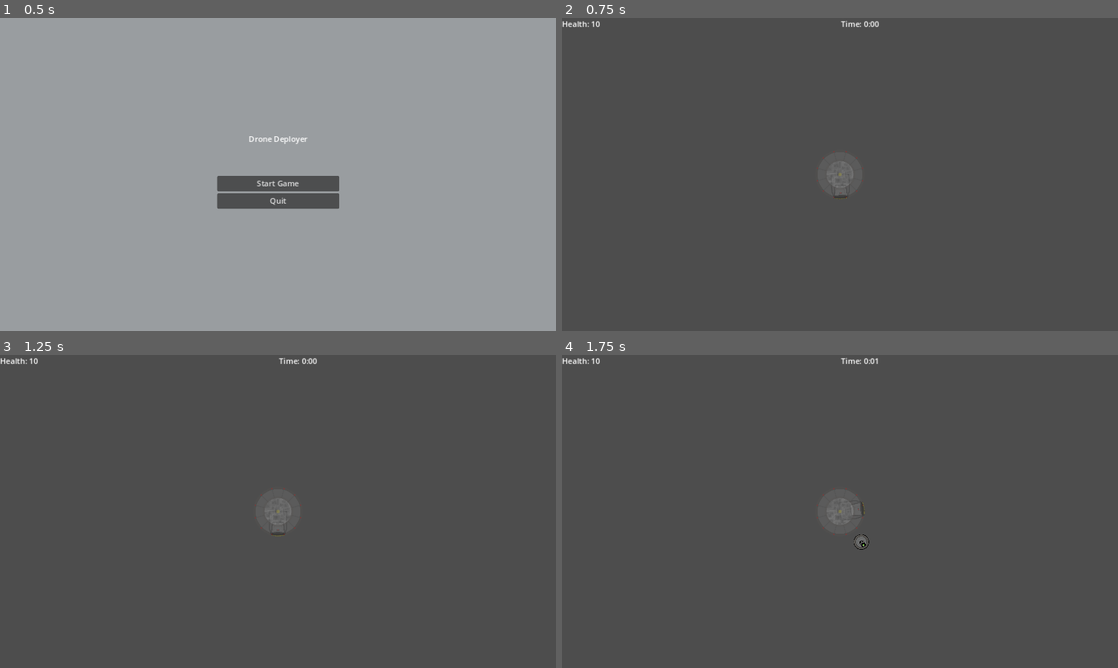
Above: before the commit, frames 1-4 (two rows, left to right).
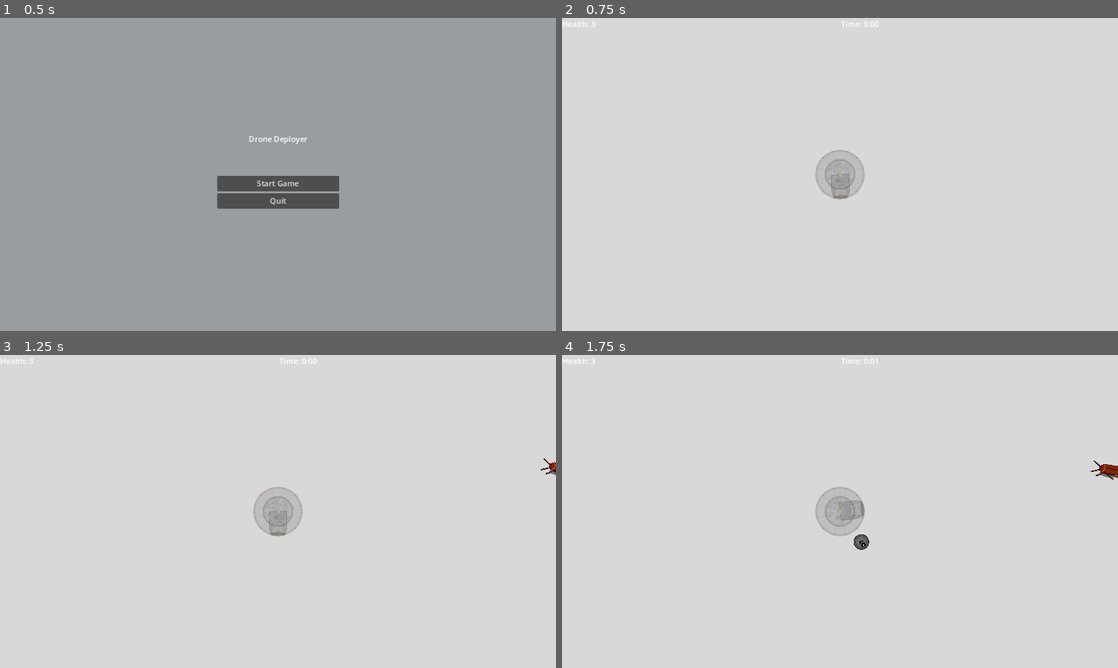
Above: after the commit, the same moments.

Repository: PlainOldNoah/DroneDeployer
Game: Godot game, scene res://main/main.tscn
Same seed, same stepped clock (60 frames per second), same inputs: the game is played once before the commit and once after it. Before the commit the project starts from res://main.tscn.
Inputs (mouse positions are in pixels of both pictures, inside the frame that each line leads up to):
- Up to frame 1 (0.5 s): no input
- Up to frame 2 (0.75 s): click "Start Game" at 0.5 s
- Up to frame 3 (1.25 s): no input
- Up to frame 4 (1.75 s): move the mouse to (962, 495) at 1.27 s; press the mouse at (962, 495) at 1.28 s

Frame 1 is identical in both runs. In frame 2, 100% of the frame differs, in the area x 0-100%, y 0-100%; in frame 3, 100%; in frame 4, 100%.

Commit message:
enemies drop debris on death, drones can suck it up

Diff:
--- a/Drone Deployer/drone_core/ddcc.gd
+++ b/Drone Deployer/drone_core/ddcc.gd
@@ -59,7 +59,7 @@
 
 func _on_core_area_area_entered(area):
 	if area.is_in_group("enemy"):
-		GameplayManager._on_ddcc_take_damage(area.stats.damage)
+		GameplayManager._on_ddcc_take_damage(area.damage)
 		area.queue_free()
 
 
--- a/Drone Deployer/drone_core/ddcc.tscn
+++ b/Drone Deployer/drone_core/ddcc.tscn
@@ -45,7 +45,7 @@
 texture = SubResource("AtlasTexture_wcjxq")
 
 [node name="Deployer" type="Sprite2D" parent="Sprites"]
-z_index = 1
+z_index = 35
 texture = SubResource("AtlasTexture_c50b6")
 
 [node name="DeployPoint" type="Marker2D" parent="Sprites/Deployer"]
@@ -63,7 +63,7 @@
 debug_color = Color(0, 0.643137, 0.294118, 0.419608)
 
 [node name="Cover" type="Sprite2D" parent="Sprites"]
-z_index = 1
+z_index = 35
 texture = SubResource("AtlasTexture_usjbi")
 
 [node name="CoreArea" type="Area2D" parent="."]
--- a/Drone Deployer/drone_core/drone.gd
+++ b/Drone Deployer/drone_core/drone.gd
@@ -33,6 +33,7 @@
 
 func _ready():
 	add_to_group("drone")
+	set_z_index(30)
 	set_state(STATES.STORED)
 
 
@@ -150,6 +151,9 @@
 	set_state(STATES.STORED)
 
 
+# ===== SCANNERS =====
+
+
 func ddcc_collection_range_entered():
 	if collectable == true:
 		set_state(STATES.RETURNING)
@@ -158,6 +162,23 @@
 
 func ddcc_collection_range_exited():
 	collectable = true
+
+
+# Handles enemies that collide with the "body"
+func _on_scanner_area_entered(area):
+	if area.is_in_group("enemy"):
+		if area.get_health() > stats.damage:
+			stats.speed = stats.max_speed # TEMP FIX
+			activate_knockback()
+			area.take_hit(stats.damage)
+		else:
+			area.take_hit(stats.damage)
+	elif area.is_in_group("pickup"):
+		area.queue_free()
+
+
+func _on_pickup_range_area_entered(area):
+	area.magnet_towards(self)
 
 
 # ===== COLLISION & MOVEMENT =====
@@ -211,13 +232,3 @@
 # Sets the home position
 func set_home(home:Node):
 	home_pos = home.get_global_position()
-
-
-func _on_scanner_area_entered(area):
-	if area.is_in_group("enemy"):
-		if area.get_health() > stats.damage:
-			stats.speed = stats.max_speed # TEMP FIX
-			activate_knockback()
-			area.take_hit(stats.damage)
-		else:
-			area.take_hit(stats.damage)
--- a/Drone Deployer/drone_core/drone.tscn
+++ b/Drone Deployer/drone_core/drone.tscn
@@ -8,6 +8,9 @@
 
 [sub_resource type="CircleShape2D" id="CircleShape2D_txlfk"]
 radius = 64.1249
+
+[sub_resource type="CircleShape2D" id="CircleShape2D_mrykf"]
+radius = 172.0
 
 [node name="Drone" type="CharacterBody2D"]
 scale = Vector2(0.25, 0.25)
@@ -19,15 +22,22 @@
 texture = ExtResource("2_a3kkh")
 
 [node name="CollisionShape2D" type="CollisionShape2D" parent="."]
-visible = false
 shape = SubResource("CircleShape2D_3xr3n")
 
 [node name="Scanner" type="Area2D" parent="."]
 collision_layer = 0
-collision_mask = 4
+collision_mask = 36
 
 [node name="CollisionShape2D" type="CollisionShape2D" parent="Scanner"]
 shape = SubResource("CircleShape2D_txlfk")
 debug_color = Color(0.552941, 0.564706, 0, 0.235294)
 
+[node name="PickupRange" type="Area2D" parent="."]
+collision_layer = 0
+collision_mask = 32
+
+[node name="CollisionShape2D" type="CollisionShape2D" parent="PickupRange"]
+shape = SubResource("CircleShape2D_mrykf")
+
 [connection signal="area_entered" from="Scanner" to="." method="_on_scanner_area_entered"]
+[connection signal="area_entered" from="PickupRange" to="." method="_on_pickup_range_area_entered"]
--- a/Drone Deployer/enemies/base_enemy.gd
+++ b/Drone Deployer/enemies/base_enemy.gd
@@ -1,19 +1,20 @@
 extends Area2D
 
-var stats:Dictionary = {
-	"speed":0,
-	"max_hp":0,
-	"health":0,
-	"damage":0,
-}
+signal died(enemy:Node)
 
+@export_range(0,999) var speed = 0
+@export_range(0,999) var max_hp = 0
+@export_range(0,999) var damage = 0
+
+var health:int = max_hp
 var velocity:Vector2 = Vector2()
 var target_pos = null
 
 
 func _ready():
 	add_to_group("enemy")
-	stats.health = stats.max_hp
+	set_z_index(20)
+	health = max_hp
 
 
 func _physics_process(delta):
@@ -40,8 +41,8 @@
 
 
 # Sets the velocity from a provided vector
-func set_velocity_from_vector(vector:Vector2, speed:int=stats.speed):
-	velocity = (vector.normalized() * speed)
+func set_velocity_from_vector(vector:Vector2, speed_override:int=speed):
+	velocity = (vector.normalized() * speed_override)
 	change_facing_direction()
 
 
@@ -51,11 +52,18 @@
 		apply_scale(Vector2(-1,1))
 
 
+# Return the current health
 func get_health():
-	return stats.health
+	return health
 
 
-func take_hit(damage:int):
-	stats.health -= damage
-	if stats.health <= 0:
-		queue_free()
+# Subtracks damage from health, handles death at 0 hp
+func take_hit(damage_pts:int):
+	health -= damage_pts
+	if health <= 0:
+		emit_signal("died", self)
+
+
+# On death spawn drop items
+func _on_death():
+	pass
--- a/Drone Deployer/enemies/roach.gd
+++ b/Drone Deployer/enemies/roach.gd
@@ -1,16 +1,7 @@
 extends "res://enemies/base_enemy.gd"
-
-var roach_stats:Dictionary = {
-	"speed":50,
-	"max_hp":1,
-	"health":0,
-	"damage":1,
-}
 
 
 func _ready():
-	stats = roach_stats
-
-	stats.max_hp = randi_range(1,2)
+#	max_hp = randi_range(1,2)
 
 	super._ready()
--- a/Drone Deployer/enemies/roach.tscn
+++ b/Drone Deployer/enemies/roach.tscn
@@ -12,6 +12,9 @@
 [node name="Roach" instance=ExtResource("1_jeqh5")]
 scale = Vector2(0.4, 0.4)
 script = ExtResource("2_tsqcy")
+speed = 50
+max_hp = 1
+damage = 1
 
 [node name="Sprite2D" parent="." index="0"]
 texture = ExtResource("3_0oajm")
--- /dev/null
+++ b/Drone Deployer/lvl_objects/base_pickup.gd
@@ -0,0 +1,35 @@
+extends Area2D
+
+@export_range(0,999,0.5) var points := 1.0
+
+var attract_force:int = 40
+var target_body:Node = null
+var acceleration:Vector2 = Vector2.ZERO
+var velocity:Vector2 = Vector2.ZERO
+
+
+func _ready():
+	add_to_group("pickup")
+	set_z_index(10)
+	set_physics_process(false)
+
+
+func randomize_sprite():
+	var sprite := $Sprite2D
+	var total_frames:int = sprite.get_vframes() * sprite.get_hframes()
+	sprite.set_frame(randi_range(0, total_frames - 1))
+
+
+func _physics_process(delta):
+	acceleration = Vector2()
+	var dir = (target_body.position - position).normalized()
+	acceleration += dir * attract_force
+
+	velocity += acceleration * delta
+	position += velocity
+
+
+# Moves to the paramaterized body
+func magnet_towards(new_body:Node):
+	set_physics_process(true)
+	target_body = new_body
--- /dev/null
+++ b/Drone Deployer/lvl_objects/base_pickup.tscn
@@ -0,0 +1,12 @@
+[gd_scene load_steps=2 format=3 uid="uid://8c5vs6jxnlge"]
+
+[ext_resource type="Script" path="res://lvl_objects/base_pickup.gd" id="1_hqoa6"]
+
+[node name="BasePickup" type="Area2D"]
+collision_layer = 32
+collision_mask = 0
+script = ExtResource("1_hqoa6")
+
+[node name="Sprite2D" type="Sprite2D" parent="."]
+
+[node name="CollisionShape2D" type="CollisionShape2D" parent="."]
--- /dev/null
+++ b/Drone Deployer/lvl_objects/enemy_drop.gd
@@ -0,0 +1 @@
+extends "res://lvl_objects/base_pickup.gd"
--- /dev/null
+++ b/Drone Deployer/lvl_objects/enemy_drop.tscn
@@ -0,0 +1,19 @@
+[gd_scene load_steps=5 format=3 uid="uid://chcyg88atn7o5"]
+
+[ext_resource type="PackedScene" uid="uid://8c5vs6jxnlge" path="res://lvl_objects/base_pickup.tscn" id="1_vsc6o"]
+[ext_resource type="Texture2D" uid="uid://cyjq13tmcd5j6" path="res://assets/visual/splatter_spritesheet.png" id="2_5m44v"]
+[ext_resource type="Script" path="res://lvl_objects/enemy_drop.gd" id="2_jkol5"]
+
+[sub_resource type="CircleShape2D" id="CircleShape2D_q20ad"]
+radius = 13.0
+
+[node name="EnemyDrop" instance=ExtResource("1_vsc6o")]
+script = ExtResource("2_jkol5")
+
+[node name="Sprite2D" parent="." index="0"]
+scale = Vector2(0.240809, 0.240809)
+texture = ExtResource("2_5m44v")
+hframes = 3
+
+[node name="CollisionShape2D" parent="." index="1"]
+shape = SubResource("CircleShape2D_q20ad")
--- a/Drone Deployer/main.tscn
+++ /dev/null
@@ -1,21 +0,0 @@
-[gd_scene load_steps=6 format=3 uid="uid://b8vr3jmcqq57m"]
-
-[ext_resource type="Script" path="res://main.gd" id="1_0yjbx"]
-[ext_resource type="Script" path="res://ui/menus/MenuManager.gd" id="1_5bh5y"]
-[ext_resource type="PackedScene" uid="uid://xyinbcpdlhqm" path="res://ui/menus/main_menu.tscn" id="2_058dp"]
-[ext_resource type="PackedScene" uid="uid://cj0tslt5wg010" path="res://ui/gameboard.tscn" id="3_c4o2r"]
-[ext_resource type="PackedScene" uid="uid://ctwh0jbxbvrbq" path="res://ui/menus/pause_menu.tscn" id="4_wengv"]
-
-[node name="Main" type="Node"]
-script = ExtResource("1_0yjbx")
-
-[node name="MenuManager" type="CanvasLayer" parent="."]
-process_mode = 3
-editor_description = "Handles GUI menus including requesting, dismissing, and restricting invalid menu tranisitions"
-script = ExtResource("1_5bh5y")
-
-[node name="MainMenu" parent="MenuManager" instance=ExtResource("2_058dp")]
-
-[node name="PauseMenu" parent="MenuManager" instance=ExtResource("4_wengv")]
-
-[node name="Gameboard" parent="." instance=ExtResource("3_c4o2r")]
--- a/Drone Deployer/gameplay_manager.gd
+++ b/Drone Deployer/main/gameplay_manager.gd
@@ -4,8 +4,8 @@
 signal playtime_updated(time:int)
 
 signal game_state_updated(state:GAMESTATE)
-enum GAMESTATE {WAITING, STARTING, RUNNING, PAUSED, ENDING}
-var gamestate:GAMESTATE = GAMESTATE.WAITING
+enum GAMESTATE {TITLE, STARTING, RUNNING, PAUSED, ENDING}
+var gamestate:GAMESTATE = GAMESTATE.TITLE
 
 @onready var gameplay_timer := $GameplayTimer
 
@@ -28,6 +28,15 @@
 func _ready():
 	await get_tree().root.ready
 	emit_signal("ddcc_health_changed", ddcc_max_health)
+	set_gamestate(GAMESTATE.TITLE)
+
+
+# Setter for the gamestate
+func set_gamestate(new_gamestate:GAMESTATE):
+	if gamestate == new_gamestate:
+		print_debug("WARNING: gamestate already in state <", new_gamestate, ">")
+	gamestate = new_gamestate
+	emit_signal("game_state_updated", new_gamestate)
 
 
 func start_game():
@@ -36,13 +45,12 @@
 	for i in starting_drones:
 		DroneManager.create_new_drone()
 
-	emit_signal("game_state_updated", GAMESTATE.STARTING)
+	set_gamestate(GAMESTATE.STARTING)
 	gameplay_timer.start()
 
 
 func end_game():
 	gameplay_timer.stop()
-	emit_signal("game_state_updated", GAMESTATE.ENDING)
 
 
 func reset_game():
@@ -54,22 +62,27 @@
 
 
 # Pauses if unpaused and vice versa
-func toggle_pause():
-	get_tree().set_pause(!get_tree().is_paused())
+func toggle_pause(value:bool):
+	get_tree().set_pause(value)
+#	get_tree().set_pause(!get_tree().is_paused())
 
 	if get_tree().is_paused():
-		emit_signal("game_state_updated", GAMESTATE.PAUSED)
+		set_gamestate(GAMESTATE.PAUSED)
 	else:
-		emit_signal("game_state_updated", GAMESTATE.RUNNING)
+		set_gamestate(GAMESTATE.RUNNING)
 
 
 func quit_to_title():
 	end_game()
+	reset_game()
+	set_gamestate(GAMESTATE.TITLE)
 
 
 # Handles the ddcc's health and reduces it by damage recieved
 func _on_ddcc_take_damage(damage:int):
 	ddcc_health = clampi(ddcc_health - damage, 0, ddcc_max_health)
+	if ddcc_health <= 0:
+		GameplayManager.set_gamestate(GAMESTATE.ENDING)
 	emit_signal("ddcc_health_changed", ddcc_health)
 
 
--- a/Drone Deployer/gameplay_manager.tscn
+++ b/Drone Deployer/main/gameplay_manager.tscn
@@ -1,10 +1,11 @@
-[gd_scene load_steps=2 format=3 uid="uid://dhd2x6nupedsk"]
+[gd_scene load_steps=2 format=3 uid="uid://boxyuo8hbptdd"]
 
-[ext_resource type="Script" path="res://gameplay_manager.gd" id="1_yvwxg"]
+[ext_resource type="Script" path="res://main/gameplay_manager.gd" id="1_yvwxg"]
 
 [node name="GameplayManager" type="Node"]
 editor_description = "Handles all gameplay events such as spawning enemies, controlling difficulty, updating score, taking damage, etc."
 script = ExtResource("1_yvwxg")
+ddcc_max_health = 3
 starting_drones = 10
 
 [node name="GameplayTimer" type="Timer" parent="."]
--- /dev/null
+++ b/Drone Deployer/main/main.tscn
@@ -0,0 +1,27 @@
+[gd_scene load_steps=7 format=3 uid="uid://dga152hfbqa4o"]
+
+[ext_resource type="Script" path="res://main/main.gd" id="1_sgwdy"]
+[ext_resource type="Script" path="res://ui/menus/menu_manager.gd" id="2_cpjur"]
+[ext_resource type="PackedScene" uid="uid://xyinbcpdlhqm" path="res://ui/menus/main_menu.tscn" id="3_tw6px"]
+[ext_resource type="PackedScene" uid="uid://bjpnyq1dysd6h" path="res://ui/menus/pause_popup.tscn" id="4_0qfmw"]
+[ext_resource type="PackedScene" uid="uid://bb2jmpwphe15s" path="res://ui/menus/game_over_popup.tscn" id="5_1nhqk"]
+[ext_resource type="PackedScene" uid="uid://cj0tslt5wg010" path="res://ui/gameboard.tscn" id="5_uibrn"]
+
+[node name="Main" type="Node"]
+script = ExtResource("1_sgwdy")
+
+[node name="MenuManager" type="CanvasLayer" parent="."]
+process_mode = 3
+editor_description = "Handles GUI menus including requesting, dismissing, and restricting invalid menu tranisitions"
+script = ExtResource("2_cpjur")
+
+[node name="MainMenu" parent="MenuManager" instance=ExtResource("3_tw6px")]
+visible = false
+
+[node name="PausePopup" parent="MenuManager" instance=ExtResource("4_0qfmw")]
+visible = false
+
+[node name="GameOverPopup" parent="MenuManager" instance=ExtResource("5_1nhqk")]
+visible = false
+
+[node name="Gameboard" parent="." instance=ExtResource("5_uibrn")]
--- a/Drone Deployer/project.godot
+++ b/Drone Deployer/project.godot
@@ -11,13 +11,13 @@
 [application]
 
 config/name="Drone Deployer"
-run/main_scene="res://main.tscn"
+run/main_scene="res://main/main.tscn"
 config/features=PackedStringArray("4.0", "Forward Plus")
 config/icon="res://icon.svg"
 
 [autoload]
 
-GameplayManager="*res://gameplay_manager.tscn"
+GameplayManager="*res://main/gameplay_manager.tscn"
 DroneManager="*res://drone_core/drone_manager.gd"
 EnemyManager="*res://enemies/enemy_manager.gd"
 
@@ -49,3 +49,4 @@
 2d_physics/layer_3="enemy"
 2d_physics/layer_4="ddcc"
 2d_physics/layer_5="gameboard"
+2d_physics/layer_6="pickup"
--- a/Drone Deployer/ui/gameboard.gd
+++ b/Drone Deployer/ui/gameboard.gd
@@ -26,9 +26,9 @@
 	match state:
 		GameplayManager.GAMESTATE.STARTING, GameplayManager.GAMESTATE.RUNNING:
 			set_process_input(true)
-		GameplayManager.GAMESTATE.WAITING, GameplayManager.GAMESTATE.PAUSED:
+		GameplayManager.GAMESTATE.PAUSED:
 			set_process_input(false)
-		GameplayManager.GAMESTATE.ENDING:
+		GameplayManager.GAMESTATE.TITLE, GameplayManager.GAMESTATE.ENDING:
 			set_process_input(false)
 			clear_all_level_objs()
 		_:
@@ -52,13 +52,33 @@
 
 # Adds the object to the lvl_obj node
 func add_node_to_lvl_obj(object:Node):
-	lvl_obj.add_child(object)
+#	lvl_obj.add_child(object)
+	lvl_obj.call_deferred("add_child", object)
 
 
+# spawns and places an enemy on the gameboard
 func add_enemy_to_map(enemy:Node):
 	add_node_to_lvl_obj(enemy)
 	enemy.set_global_position(get_random_offscreen_point())
 	enemy.set_target(ddcc)
+	var _ok := enemy.connect("died", _on_enemy_death)
+
+
+# When an enemy dies deal with it here
+func _on_enemy_death(enemy:Node):
+	spawn_loot_to_map("res://lvl_objects/enemy_drop.tscn", enemy.global_position, 5, 90)
+	enemy.queue_free()
+
+
+# Takes a loot item and spawns in in the given location with count/quan and item spread
+func spawn_loot_to_map(loot_item:String, location:Vector2, count:int=1, spread:int=0):
+	var loot_scene = load(loot_item)
+	for i in count:
+		var loot_inst = loot_scene.instantiate()
+		var offset:Vector2 = Vector2(randf_range(-spread, spread), randf_range(-spread, spread))
+		loot_inst.global_position = location + offset
+		add_node_to_lvl_obj(loot_inst)
+		loot_inst.randomize_sprite()
 
 
 # Return a random L/R cord on the map border modified by dist_outside_screen
--- a/Drone Deployer/ui/gameboard.tscn
+++ b/Drone Deployer/ui/gameboard.tscn
@@ -17,6 +17,15 @@
 grow_horizontal = 2
 grow_vertical = 2
 script = ExtResource("1_5iutp")
+
+[node name="ColorRect" type="ColorRect" parent="."]
+layout_mode = 1
+anchors_preset = 15
+anchor_right = 1.0
+anchor_bottom = 1.0
+grow_horizontal = 2
+grow_vertical = 2
+color = Color(0.847059, 0.847059, 0.847059, 1)
 
 [node name="Centerer" type="CenterContainer" parent="."]
 layout_mode = 1
@@ -65,6 +74,7 @@
 [node name="LevelObjects" type="Node2D" parent="."]
 
 [node name="EnemySpawnClock" type="Timer" parent="."]
+autostart = true
 
 [node name="HBoxContainer" type="HBoxContainer" parent="."]
 layout_mode = 1
--- a/Drone Deployer/ui/menus/base_menu.tscn
+++ b/Drone Deployer/ui/menus/base_menu.tscn
@@ -8,7 +8,7 @@
 grow_horizontal = 2
 grow_vertical = 2
 
-[node name="ColorRect" type="ColorRect" parent="."]
+[node name="Background" type="ColorRect" parent="."]
 layout_mode = 1
 anchors_preset = 15
 anchor_right = 1.0
--- /dev/null
+++ b/Drone Deployer/ui/menus/base_popup_menu.tscn
@@ -0,0 +1,41 @@
+[gd_scene load_steps=2 format=3 uid="uid://btb5hep7rx366"]
+
+[ext_resource type="PackedScene" uid="uid://cwwp6l365mm0f" path="res://ui/menus/base_menu.tscn" id="1_askv0"]
+
+[node name="BasePopupMenu" instance=ExtResource("1_askv0")]
+
+[node name="Background" parent="." index="0"]
+color = Color(0, 0, 0, 0.588235)
+
+[node name="ButtonBg" type="ColorRect" parent="." index="1"]
+layout_mode = 1
+anchors_preset = 8
+anchor_left = 0.5
+anchor_top = 0.5
+anchor_right = 0.5
+anchor_bottom = 0.5
+offset_left = -138.5
+offset_top = -64.0
+offset_right = 138.5
+offset_bottom = 64.0
+grow_horizontal = 2
+grow_vertical = 2
+color = Color(0.529412, 0.529412, 0.529412, 1)
+
+[node name="VBoxContainer" type="VBoxContainer" parent="." index="2"]
+layout_mode = 1
+anchors_preset = 8
+anchor_left = 0.5
+anchor_top = 0.5
+anchor_right = 0.5
+anchor_bottom = 0.5
+offset_left = -94.5
+offset_top = -33.0
+offset_right = 94.5
+offset_bottom = 33.0
+grow_horizontal = 2
+grow_vertical = 2
+
+[node name="Label" type="Label" parent="VBoxContainer" index="0"]
+layout_mode = 2
+horizontal_alignment = 1
--- /dev/null
+++ b/Drone Deployer/ui/menus/game_over_popup.gd
@@ -0,0 +1,10 @@
+extends Control
+
+
+func _on_restart_btn_pressed():
+	pass # Replace with function body.
+
+
+func _on_title_quit_btn_pressed():
+	GameplayManager.toggle_pause(false)
+	GameplayManager.quit_to_title()
--- /dev/null
+++ b/Drone Deployer/ui/menus/game_over_popup.tscn
@@ -0,0 +1,21 @@
+[gd_scene load_steps=3 format=3 uid="uid://bb2jmpwphe15s"]
+
+[ext_resource type="PackedScene" uid="uid://btb5hep7rx366" path="res://ui/menus/base_popup_menu.tscn" id="1_d5wuh"]
+[ext_resource type="Script" path="res://ui/menus/game_over_popup.gd" id="2_xucnc"]
+
+[node name="GameOverPopup" instance=ExtResource("1_d5wuh")]
+script = ExtResource("2_xucnc")
+
+[node name="Label" parent="VBoxContainer" index="0"]
+text = "GAMEOVER"
+
+[node name="RestartBtn" type="Button" parent="VBoxContainer" index="1"]
+layout_mode = 2
+text = "Restart"
+
+[node name="TitleQuitBtn" type="Button" parent="VBoxContainer" index="2"]
+layout_mode = 2
+text = "Quit to Title"
+
+[connection signal="pressed" from="VBoxContainer/RestartBtn" to="." method="_on_restart_btn_pressed"]
+[connection signal="pressed" from="VBoxContainer/TitleQuitBtn" to="." method="_on_title_quit_btn_pressed"]
--- a/Drone Deployer/ui/menus/MenuManager.gd
+++ b/Drone Deployer/ui/menus/menu_manager.gd
@@ -1,7 +1,8 @@
 extends CanvasLayer
 
 @onready var main_menu := $MainMenu
-@onready var pause_menu := $PauseMenu
+@onready var pause_menu := $PausePopup
+@onready var game_over_menu := $GameOverPopup
 
 @onready var menu_list:Dictionary = {
 	"none":{
@@ -12,6 +13,9 @@
 	},
 	"pause_menu":{
 		"scene":pause_menu
+	},
+	"game_over_menu":{
+		"scene":game_over_menu,
 	},
 }
 
@@ -26,7 +30,10 @@
 # _input func for ALL menu calling actions
 func _input(event):
 	if event.is_action_pressed("ui_cancel"):
-		GameplayManager.toggle_pause()
+		if get_tree().is_paused():
+			GameplayManager.toggle_pause(false)
+		else:
+			GameplayManager.toggle_pause(true)
 
 
 # Handles the dismissing and summoning on menu items
@@ -39,6 +46,9 @@
 			menu_list.main_menu["scene"].show()
 		menu_list.pause_menu:
 			menu_list.pause_menu["scene"].set_visible(get_tree().is_paused())
+		menu_list.game_over_menu:
+			dismiss_all()
+			menu_list.game_over_menu["scene"].show()
 		_:
 			print_debug("ERROR: invalid menu requested <", new_menu, ">")
 			printerr("ERROR: invalid menu requested <", new_menu, ">")
@@ -47,6 +57,8 @@
 # Signal reciever from GameplayManager
 func _on_game_state_updated(state:int):
 	match state:
+		GameplayManager.GAMESTATE.TITLE:
+			request_menu(menu_list.main_menu)
 		GameplayManager.GAMESTATE.STARTING:
 			request_menu(menu_list.none)
 		GameplayManager.GAMESTATE.RUNNING:
@@ -54,7 +66,7 @@
 		GameplayManager.GAMESTATE.PAUSED:
 			request_menu(menu_list.pause_menu)
 		GameplayManager.GAMESTATE.ENDING:
-			request_menu(menu_list.main_menu)
+			request_menu(menu_list.game_over_menu)
 
 
 # Hides every menu
--- a/Drone Deployer/ui/menus/pause_menu.gd
+++ /dev/null
@@ -1,10 +0,0 @@
-extends Control
-
-
-func _on_resume_btn_pressed():
-	GameplayManager.toggle_pause()
-
-
-func _on_quit_btn_pressed():
-	GameplayManager.toggle_pause()
-	GameplayManager.quit_to_title()
--- a/Drone Deployer/ui/menus/pause_menu.tscn
+++ /dev/null
@@ -1,61 +0,0 @@
-[gd_scene load_steps=2 format=3 uid="uid://ctwh0jbxbvrbq"]
-
-[ext_resource type="Script" path="res://ui/menus/pause_menu.gd" id="1_7jggf"]
-
-[node name="PauseMenu" type="Control"]
-layout_mode = 3
-anchors_preset = 15
-anchor_right = 1.0
-anchor_bottom = 1.0
-grow_horizontal = 2
-grow_vertical = 2
-script = ExtResource("1_7jggf")
-
-[node name="Background" type="ColorRect" parent="."]
-layout_mode = 1
-anchors_preset = 15
-anchor_right = 1.0
-anchor_bottom = 1.0
-grow_horizontal = 2
-grow_vertical = 2
-color = Color(0, 0, 0, 0.392157)
-
-[node name="ButtonBg" type="ColorRect" parent="."]
-layout_mode = 1
-anchors_preset = 8
-anchor_left = 0.5
-anchor_top = 0.5
-anchor_right = 0.5
-anchor_bottom = 0.5
-offset_left = -138.5
-offset_top = -64.0
-offset_right = 138.5
-offset_bottom = 64.0
-grow_horizontal = 2
-grow_vertical = 2
-color = Color(0.529412, 0.529412, 0.529412, 1)
-
-[node name="VBoxContainer" type="VBoxContainer" parent="."]
-layout_mode = 1
-anchors_preset = 8
-anchor_left = 0.5
-anchor_top = 0.5
-anchor_right = 0.5
-anchor_bottom = 0.5
-offset_left = -94.5
-offset_top = -33.0
-offset_right = 94.5
-offset_bottom = 33.0
-grow_horizontal = 2
-grow_vertical = 2
-
-[node name="ResumeBtn" type="Button" parent="VBoxContainer"]
-layout_mode = 2
-text = "Resume"
-
-[node name="QuitBtn" type="Button" parent="VBoxContainer"]
-layout_mode = 2
-text = "Quit"
-
-[connection signal="pressed" from="VBoxContainer/ResumeBtn" to="." method="_on_resume_btn_pressed"]
-[connection signal="pressed" from="VBoxContainer/QuitBtn" to="." method="_on_quit_btn_pressed"]
--- /dev/null
+++ b/Drone Deployer/ui/menus/pause_popup.gd
@@ -0,0 +1,10 @@
+extends Control
+
+
+func _on_resume_btn_pressed():
+	GameplayManager.toggle_pause(false)
+
+
+func _on_title_quit_btn_pressed():
+	GameplayManager.toggle_pause(false)
+	GameplayManager.quit_to_title()
--- /dev/null
+++ b/Drone Deployer/ui/menus/pause_popup.tscn
@@ -0,0 +1,21 @@
+[gd_scene load_steps=3 format=3 uid="uid://bjpnyq1dysd6h"]
+
+[ext_resource type="PackedScene" uid="uid://btb5hep7rx366" path="res://ui/menus/base_popup_menu.tscn" id="1_lnla0"]
+[ext_resource type="Script" path="res://ui/menus/pause_popup.gd" id="2_xlicu"]
+
+[node name="PausePopup" instance=ExtResource("1_lnla0")]
+script = ExtResource("2_xlicu")
+
+[node name="Label" parent="VBoxContainer" index="0"]
+text = "PAUSED"
+
+[node name="ResumeBtn" type="Button" parent="VBoxContainer" index="1"]
+layout_mode = 2
+text = "Resume"
+
+[node name="TitleQuitBtn" type="Button" parent="VBoxContainer" index="2"]
+layout_mode = 2
+text = "Quit to Title"
+
+[connection signal="pressed" from="VBoxContainer/ResumeBtn" to="." method="_on_resume_btn_pressed"]
+[connection signal="pressed" from="VBoxContainer/TitleQuitBtn" to="." method="_on_title_quit_btn_pressed"]
Binary file added: Drone Deployer/assets/visual/splatter_spritesheet.png
Not shown, added: Drone Deployer/assets/visual/splatter_spritesheet.png.import
Not shown, changed: Drone Deployer/documentation/signal_bus.txt
Not shown, added: Drone Deployer/documentation/visual_layers.txt
Not shown: 1 places in Drone Deployer/drone_core/drone.tscn that only renumber resources
Renamed: Drone Deployer/main.gd -> Drone Deployer/main/main.gd
Not shown, added: Asset Workbook/splatter.ase
